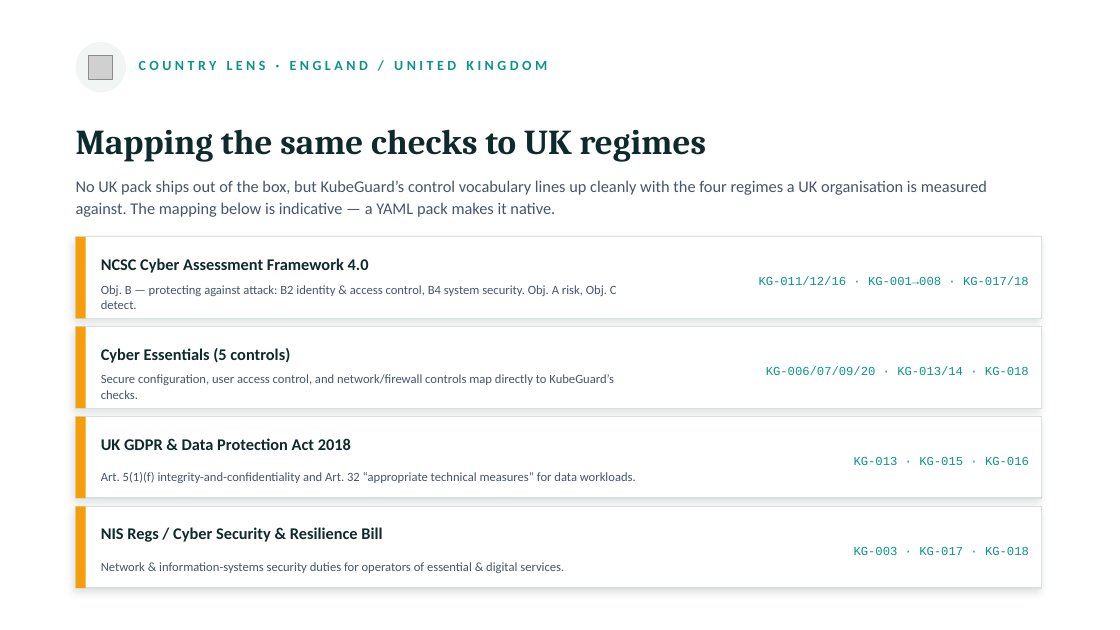
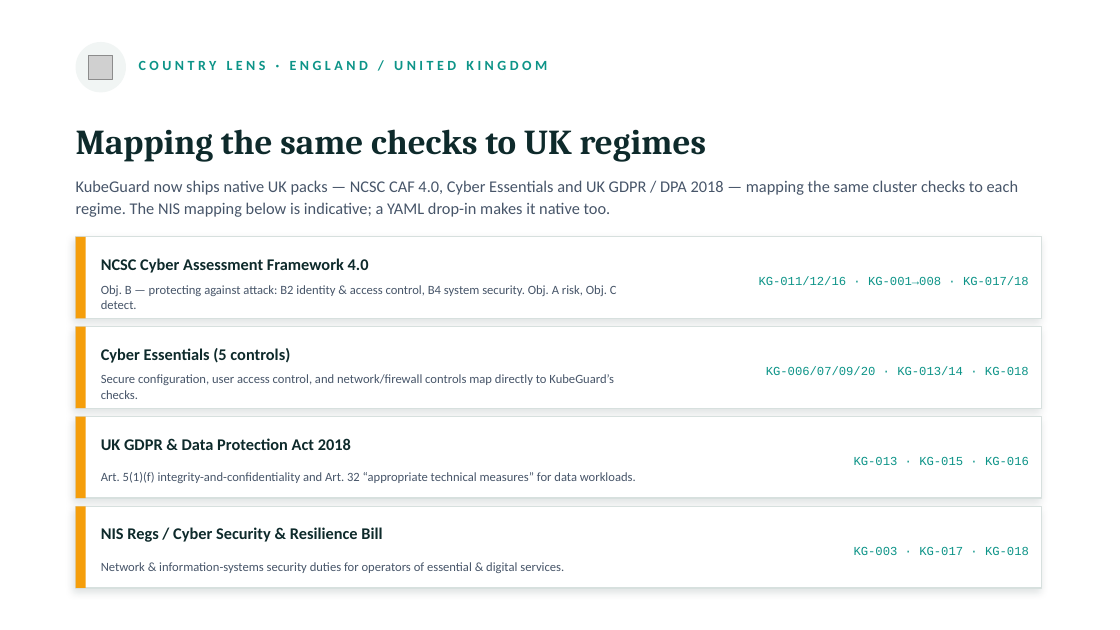
Before and after one commit to writetozealdefense-svg/kubeguard, a slide deck: slide 7 of KubeGuard_Compliance.pptx. Drawn at 1120x630 pixels with LibreOffice and Linux fonts; fonts in the diff are those of the drawing; grey boxes stand for pictures. Boxes give left, top, right and bottom in pixels: in the first picture for what was removed or moved away, otherwise in the second. Text is boxed around its words. In the diff, an @@ line names an element or a change of style, - is before the commit and + after.

```diff
--- a/KubeGuard_Compliance.pptx
+++ b/KubeGuard_Compliance.pptx
@@ text at <box>76,180,1018,217</box>: text changed @@
-No UK pack ships out of the box, but KubeGuard’s control vocabulary lines up cleanly with the four regimes a UK organisation is measured against. The mapping below is indicative — a YAML pack makes it native.
+KubeGuard now ships native UK packs — NCSC CAF 4.0, Cyber Essentials and UK GDPR / DPA 2018 — mapping the same cluster checks to each regime. The NIS mapping below is indicative; a YAML drop-in makes it native too.
```
Also in this commit, not shown: 3 other slides changed, 2 slides added.
